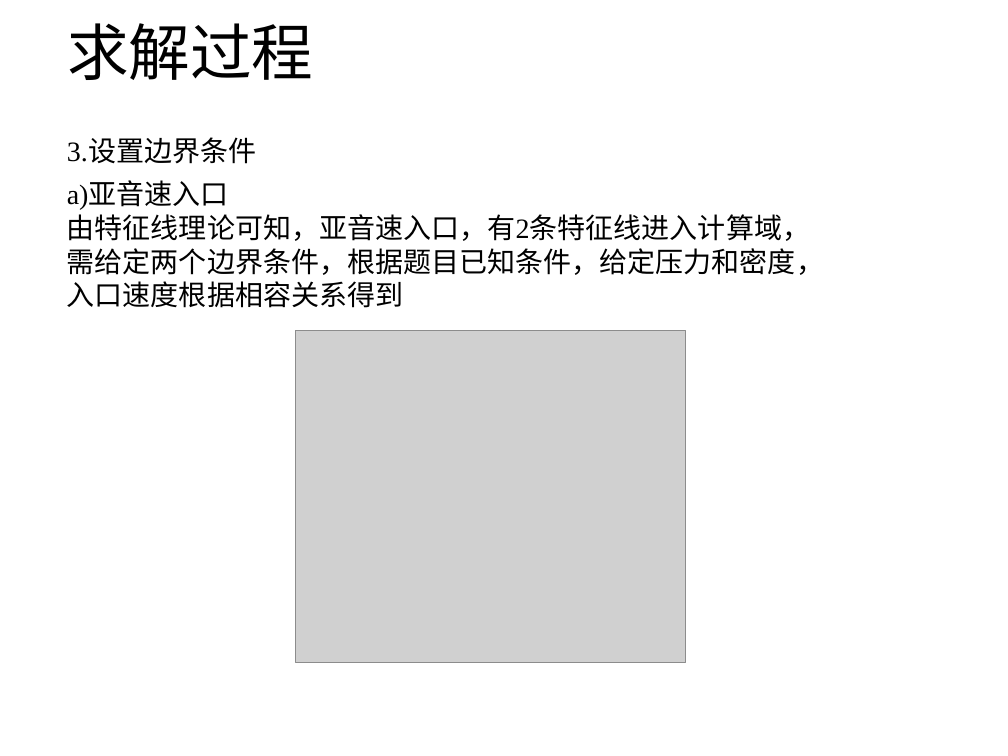
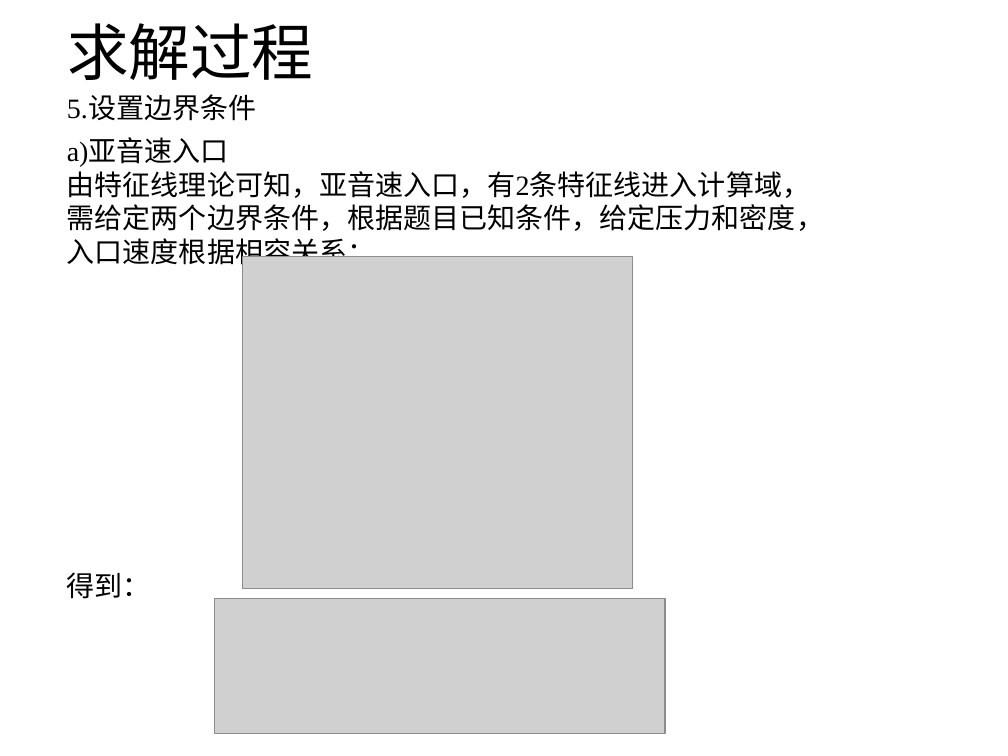
Before and after one commit to hohiroki/homework, a slide deck: slide 10 of NO6/NO6.pptx (slide 9 before the commit). Drawn at 1008x756 pixels with LibreOffice and Linux fonts; fonts in the diff are those of the drawing; grey boxes stand for pictures. Boxes give left, top, right and bottom in pixels: in the first picture for what was removed or moved away, otherwise in the second. Text is boxed around its words. In the diff, an @@ line names an element or a change of style, - is before the commit and + after.

```diff
--- a/NO6/NO6.pptx
+++ b/NO6/NO6.pptx
@@ text at [67, 96, 256, 121]: text changed @@
-3.设置边界条件
+5.设置边界条件
@@ text "a)亚音速入口": place and size @@
-text "a)亚音速入口" at [67, 183, 824, 308]
+text "a)亚音速入口" at [67, 139, 824, 270]
@@ text at [67, 171, 824, 270]: text changed @@
-由特征线理论可知，亚音速入口，有2条特征线进入计算域，需给定两个边界条件，根据题目已知条件，给定压力和密度，入口速度根据相容关系得到
+由特征线理论可知，亚音速入口，有2条特征线进入计算域，需给定两个边界条件，根据题目已知条件，给定压力和密度，入口速度根据相容关系：
@@ picture: place and size @@
-picture at [295, 331, 685, 662]
+picture at [243, 257, 633, 589]
@@ text added at [67, 572, 151, 599], 20 pt, text #000000 @@
+得到：
@@ picture added at [215, 599, 665, 734] @@
```
Also in this commit, not shown: 3 other slides changed, 1 slide added, 1 slide removed, 1 other file.
